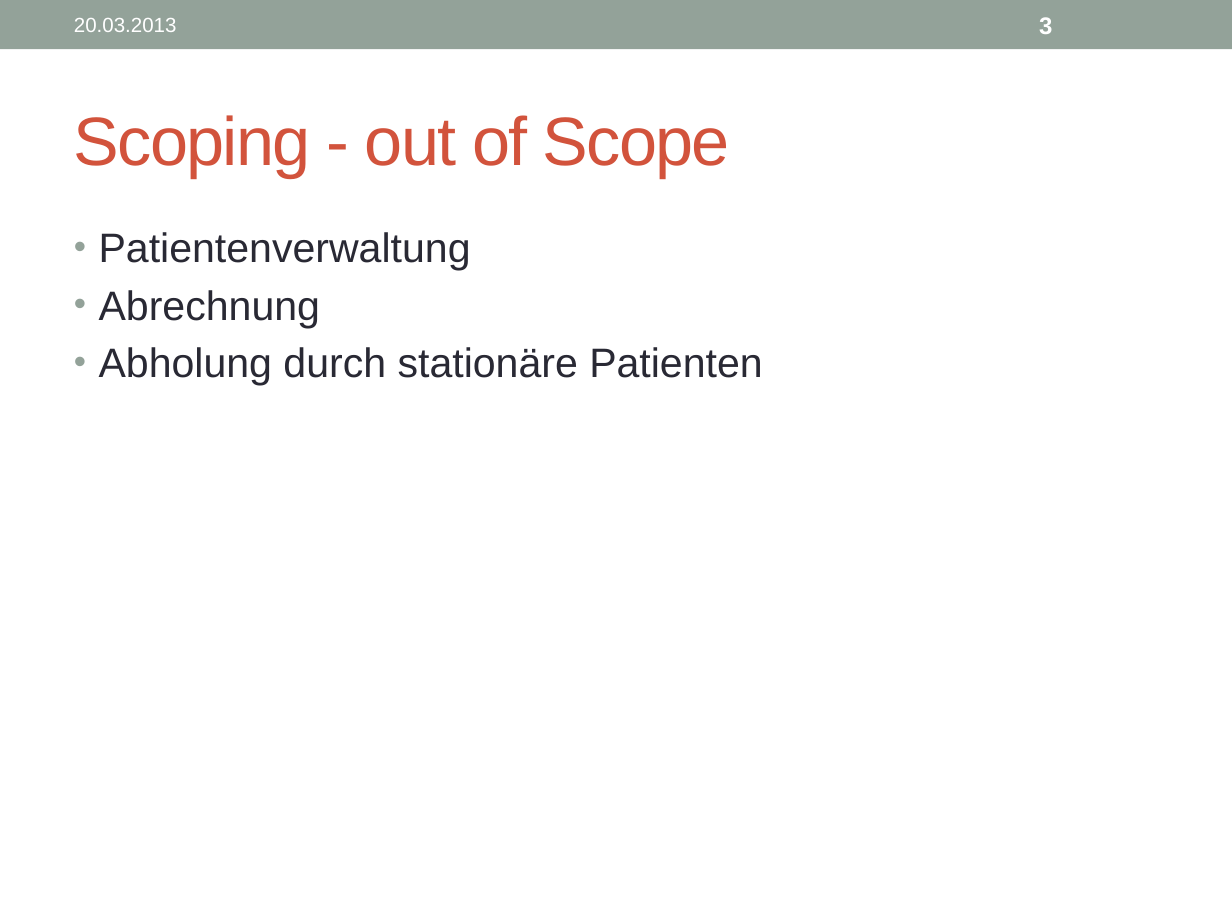
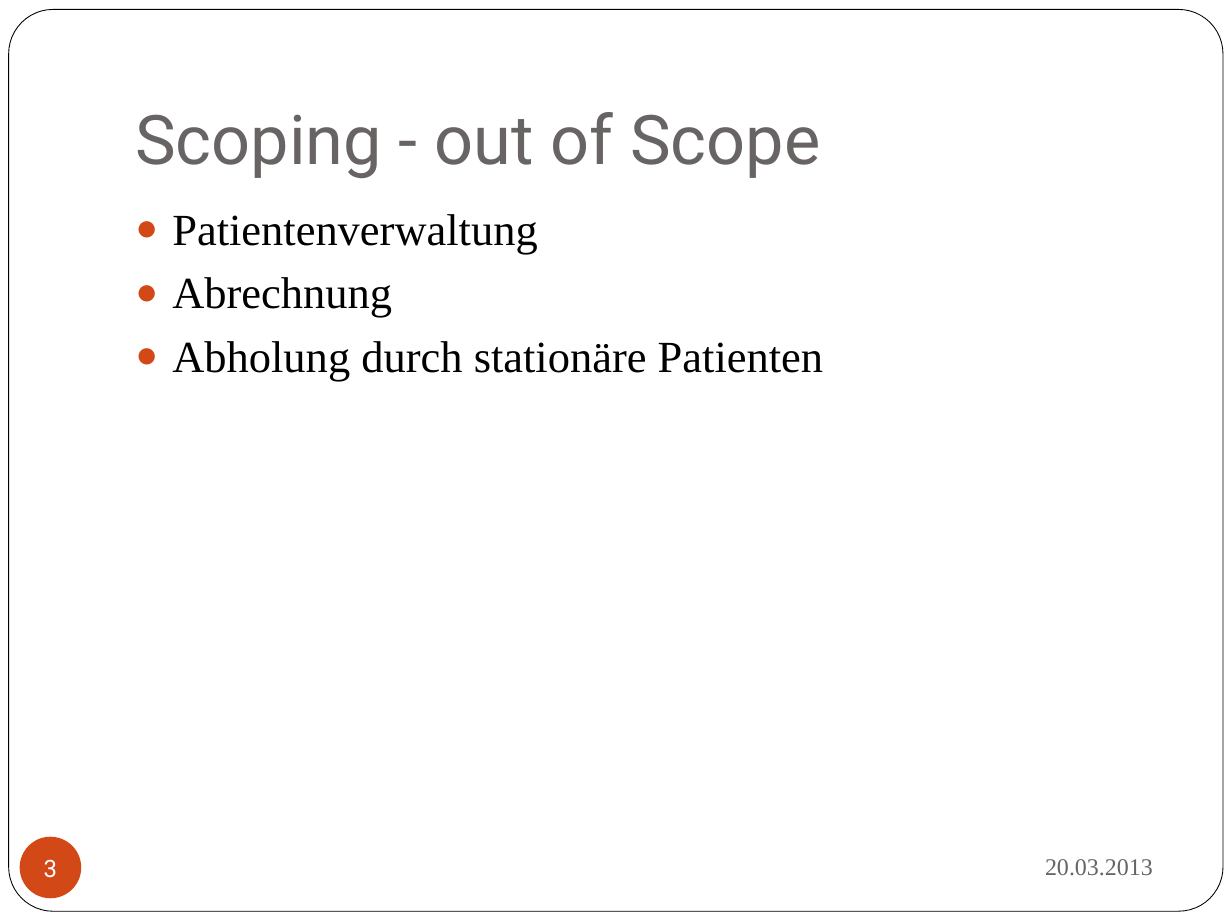
Before and after one commit to boebu/ch.bfh.bti7081.s2013.yellow, a slide deck: slide 3 of ch.bfh.bti7081.s2013.yellow/doc/cs1_task03/task1_3_presentation.pptx. Drawn at 1232x924 pixels with LibreOffice and Linux fonts; fonts in the diff are those of the drawing. Boxes give left, top, right and bottom in pixels: in the first picture for what was removed or moved away, otherwise in the second. Text is boxed around its words. In the diff, an @@ line names an element or a change of style, - is before the commit and + after.

```diff
--- a/ch.bfh.bti7081.s2013.yellow/doc/cs1_task03/task1_3_presentation.pptx
+++ b/ch.bfh.bti7081.s2013.yellow/doc/cs1_task03/task1_3_presentation.pptx
@@ rectangle removed at (0,0,1232,49) @@
@@ rounded rectangle added at (9,10,1223,912), fill #FFFFFF, outline #000000 0.5 pt @@
@@ title "Scoping - out of Scope": place and size @@
-title "Scoping - out of Scope" at (74,115,730,178)
+title "Scoping - out of Scope" at (135,112,820,178)
@@ title "Scoping - out of Scope" at (135,112,820,178): font Arial to Roboto, text colour #D2533C to #696464, letter spacing -1 to 0 pt; vertical alignment middle to bottom @@
@@ text "Patientenverwaltung": place and size @@
-text "Patientenverwaltung" at (99,232,762,386)
+text "Patientenverwaltung" at (172,214,823,381)
@@ text "Patientenverwaltung" at (172,214,823,381): size 24 to 26 pt, font Arial to Times New Roman, text colour #292934 to #000000; bullet • to ●; bullet colour #93A299 to #D34817 @@
@@ page number: place and size @@
-page number at (1039,17,1052,34)
+page number at (20,837,81,898)
@@ page number at (20,837,81,898): font Arial to Roboto, bold off; alignment left to centre; fill none to #D34817 @@
@@ text "20.03.2013": place and size @@
-text "20.03.2013" at (74,18,177,32)
+text "20.03.2013" at (1045,859,1153,876)
@@ text "20.03.2013" at (1045,859,1153,876): size 12 to 14 pt, font Arial to Times New Roman, text colour #FFFFFF to #696464; alignment left to right @@
```
Also in this commit, not shown: 12 other slides changed, 3 slides added.
